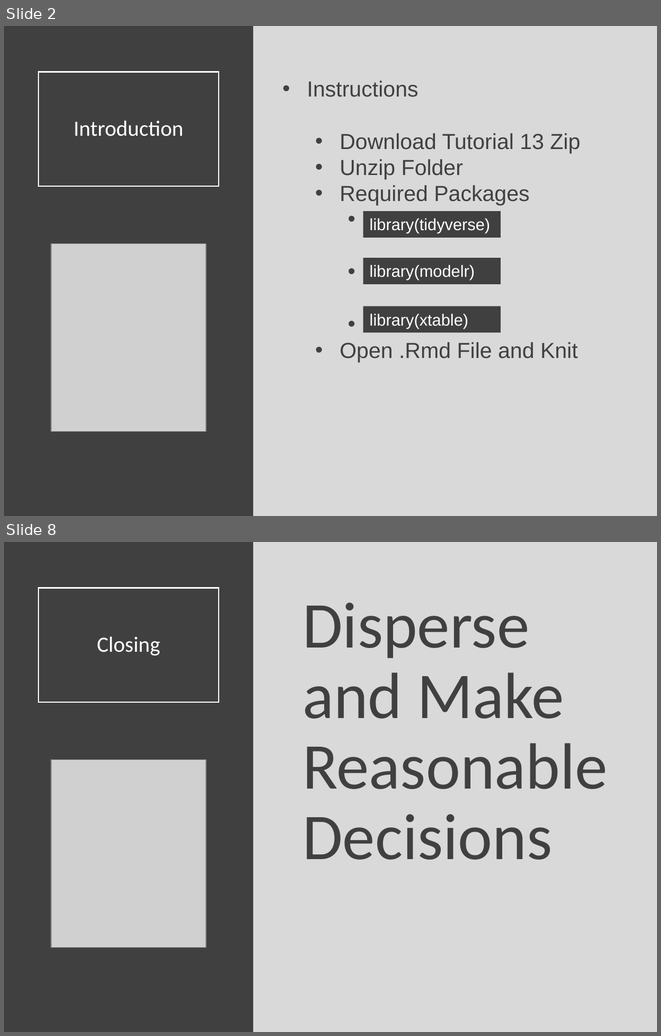
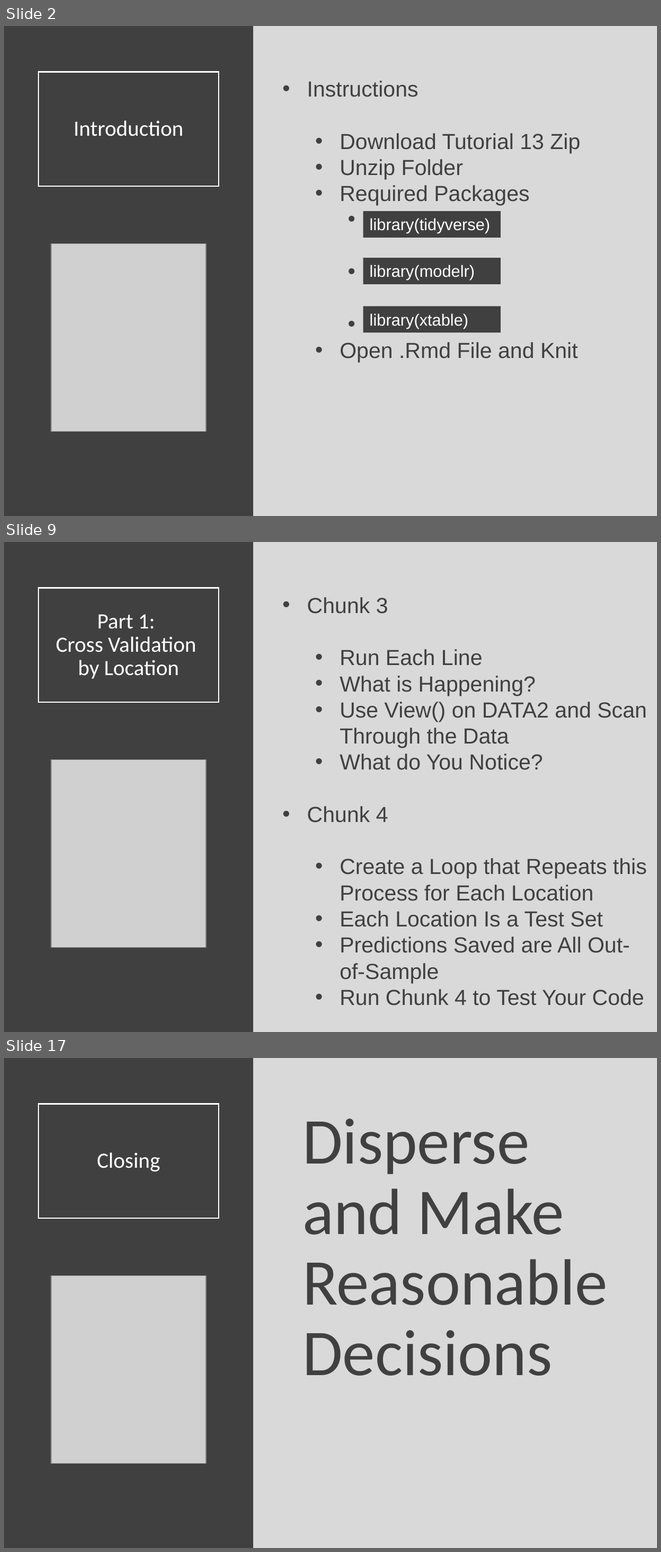
Before and after one commit to Yixf-Self/STOR320_WEBSITE, a slide deck: Lecture/Lecture 25/Lecture 25.pptx. Shown one above the other, each under a label of ours: slides 2 and 8 before the commit, slides 2, 9 and 17 after it; the slides between them are not shown. The pictures are 661x1036 and 661x1552 pixels, drawn with LibreOffice and Linux fonts; fonts in the diff are those of the drawing; grey boxes stand for pictures. Boxes give left, top, right and bottom in pixels: in the first picture for what was removed or moved away, otherwise in the second. Text is boxed around its words. In the diff, an @@ line names an element or a change of style, - is before the commit and + after.

```diff
--- a/Lecture/Lecture 25/Lecture 25.pptx
+++ b/Lecture/Lecture 25/Lecture 25.pptx
@@ slide 9 added at [4, 542, 657, 1032], background #D9D9D9 @@
@@ rectangle added at [4, 542, 254, 1032], fill #404040 @@
@@ title added at [38, 588, 219, 702], outline #FFFFFF 1.5 pt, 24 pt, text #FFFFFF @@
+Part 1:
+Cross Validation
+by Location
@@ text added at [307, 597, 647, 1005], 24 pt, text #404040 @@
+• Chunk 3
+  • Run Each Line
+  • What is Happening?
+  • Use View() on DATA2 and Scan Through the Data
+  • What do You Notice?
+• Chunk 4
+  • Create a Loop that Repeats this Process for Each Location
+  • Each Location Is a Test Set
+  • Predictions Saved are All Out-of-Sample
+  • Run Chunk 4 to Test Your Code
@@ picture added at [51, 759, 206, 947] @@
@@ what was slide 8 is now slide 17 @@
```
Also in this commit, not shown: 4 slides changed, 9 other slides added, 1 slide removed, 5 other files.
